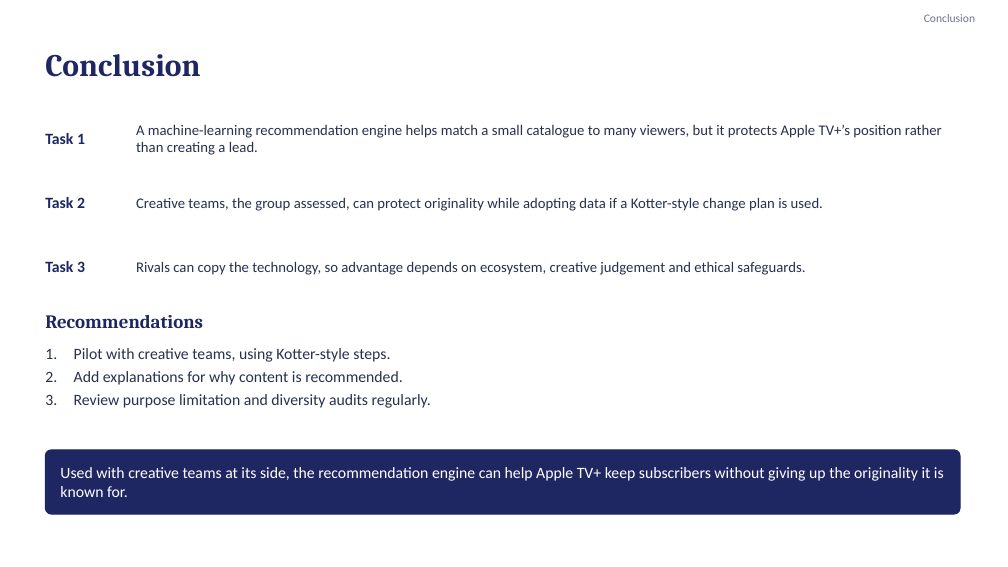
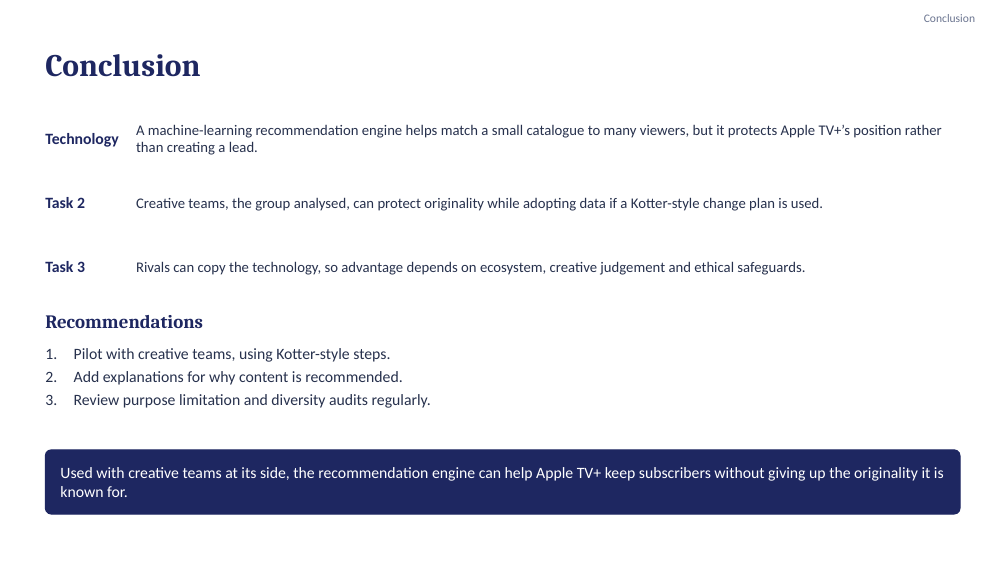
Before and after one commit to karanrg22-svg/skill, a slide deck: slide 11 of Earning-the-Signal_revised.pptx. Drawn at 1008x567 pixels with LibreOffice and Linux fonts; fonts in the diff are those of the drawing. Boxes give left, top, right and bottom in pixels: in the first picture for what was removed or moved away, otherwise in the second. Text is boxed around its words. In the diff, an @@ line names an element or a change of style, - is before the commit and + after.

```diff
--- a/Earning-the-Signal_revised.pptx
+++ b/Earning-the-Signal_revised.pptx
@@ text at [45,133,118,147]: text changed @@
-Task 1
+Technology
@@ text at [136,197,823,211]: text changed @@
-Creative teams, the group assessed, can protect originality while adopting data if a Kotter-style change plan is used.
+Creative teams, the group analysed, can protect originality while adopting data if a Kotter-style change plan is used.
```
Also in this commit, not shown: 9 other slides changed.
